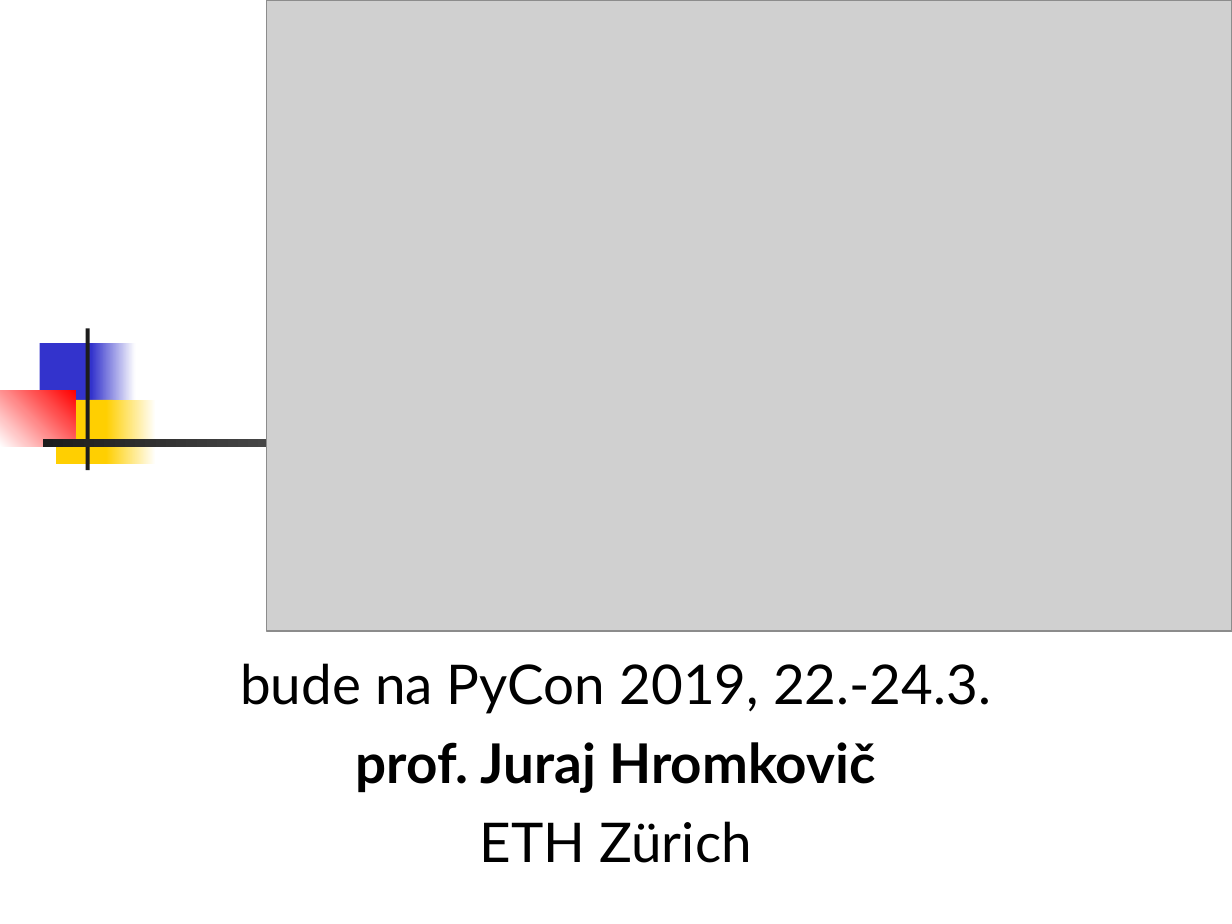
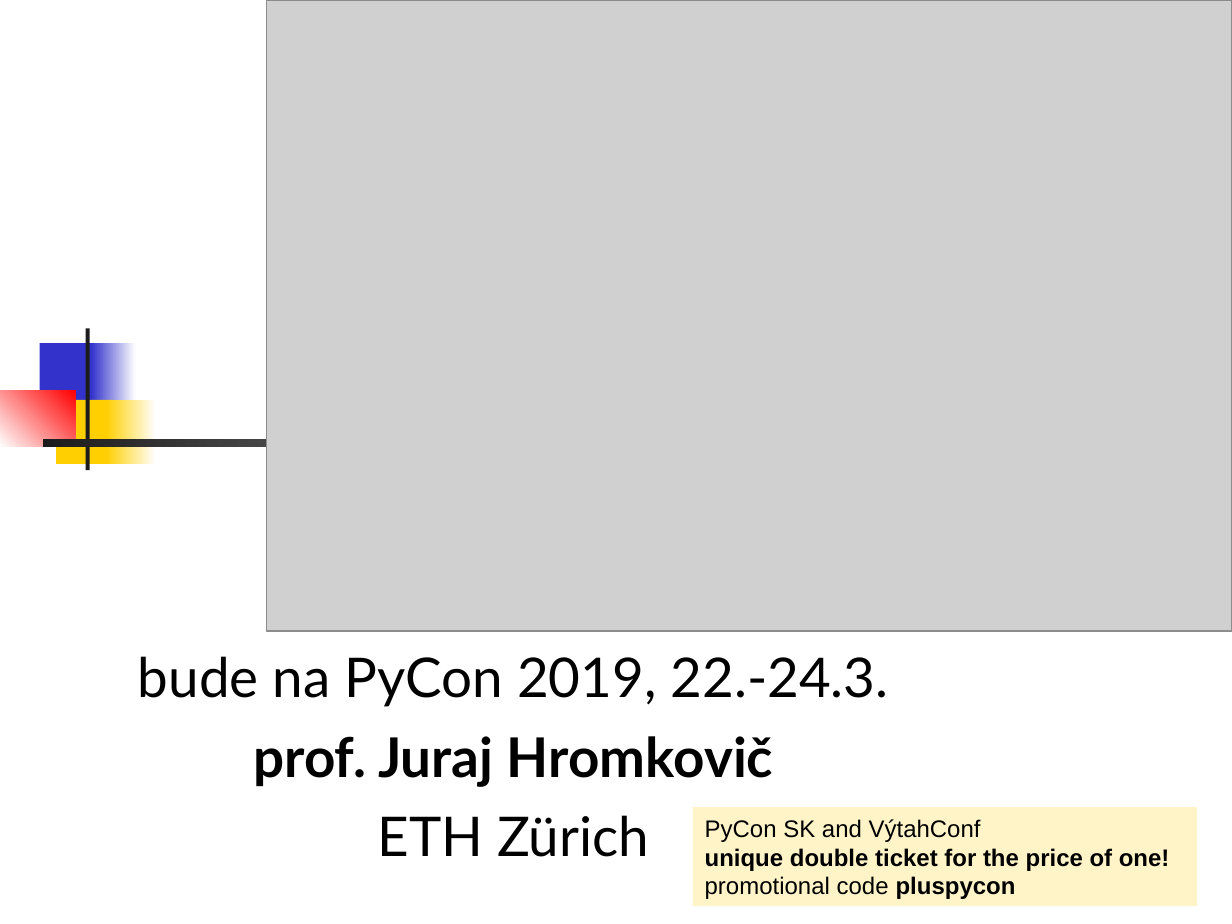
Before and after one commit to Programovanie4/Prednasky, a slide deck: slide 4 of 02/02_java.ppt. Drawn at 1232x924 pixels with LibreOffice and Linux fonts; fonts in the diff are those of the drawing; grey boxes stand for pictures. Boxes give left, top, right and bottom in pixels: in the first picture for what was removed or moved away, otherwise in the second. Text is boxed around its words. In the diff, an @@ line names an element or a change of style, - is before the commit and + after.

```diff
--- a/02/02_java.ppt
+++ b/02/02_java.ppt
@@ subtitle "bude na PyCon 2019, 22.-24.3.": place and size @@
-subtitle "bude na PyCon 2019, 22.-24.3." at (240,663,991,863)
+subtitle "bude na PyCon 2019, 22.-24.3." at (138,656,889,857)
@@ rectangle added at (692,807,1198,906), fill #FFF4C8, 14 pt, text #000000, bold @@
+PyCon SK and VýtahConf
+unique double ticket for the price of one!
+promotional code pluspycon
```
Also in this commit, not shown: 7 other slides changed, 1 other file.
